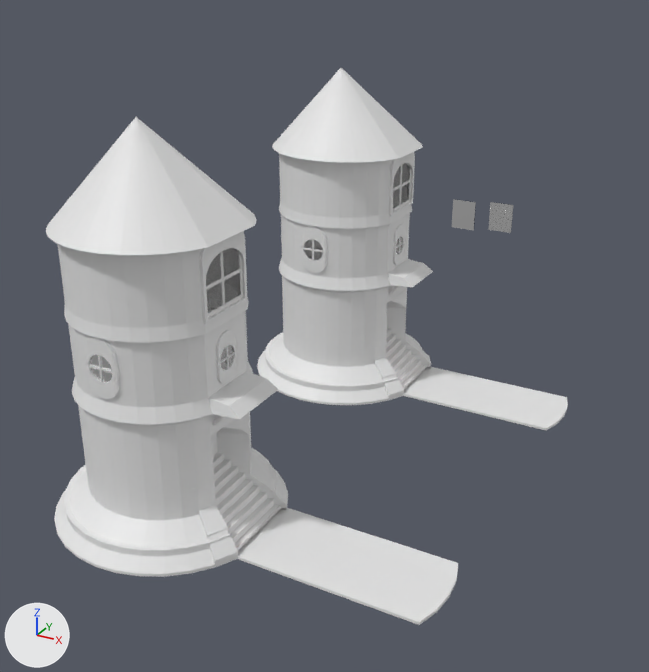
One commit to the Blender file wizard tower.blend: the scene before it, then after it.
Both versions are drawn from a camera (50 mm lens) standing at (52.8, -108.1, 55.1) and looking at (-3.9, -5.1, 3.6). The axes (+X, +Y, +Z) are drawn at lower left. The lights are the same throughout.
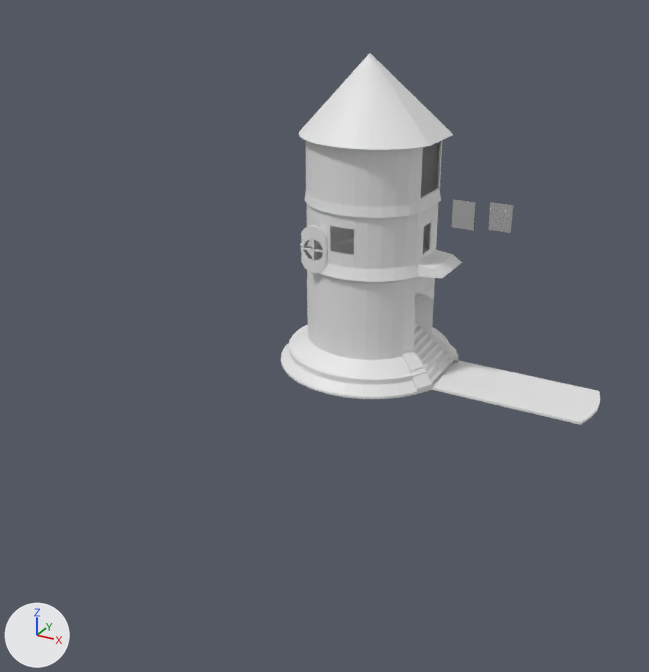
Changed parts and their boxes [x1, y1, x2, y2] in the pictures (649 x 672 px):
'Cube.007', hidden
    before: [46, 117, 458, 625]
'Cube.001', moved
    before: [257, 68, 568, 431]
    after: [281, 52, 601, 425]
'Cube.002', hidden
    before: [393, 163, 411, 209]
'Cube', hidden
    before: [389, 152, 415, 216]
part 1 of me_cube_007, built on
    before: [98, 355, 246, 402]

Patch to the scene script:
```diff
--- a/wizard tower.blend.py
+++ b/wizard tower.blend.py
@@ me_cube_007 @@
 # used by ob_cube_007; location = (4.8, -41.3, 25.3); rotation_euler = (0.0, 0.0, 1.571), in degrees (0, 0, 90); scale = (3.36, 0.217, 3.4)
-me_cube_007.from_pydata(...)  # 5473 vertices, 5432 faces; spans x -4.0..4.0, y -115.0..97.0, z -8.0..4.0
+me_cube_007.from_pydata(...)  # 5532 vertices, 5610 faces; spans x -4.0..4.0, y -115.0..97.0, z -8.0..4.0
+# me_cube_007 part 1: 5 vertices moved within x -1.0, y 0.0, z -3.0; 29 vertices removed from x -3.0..3.0, y 0.0..78.0, z -3.0; 88 vertices added at x -3.0..0.0, y 34.0..43.0, z -5.0..-3.0
 me_cube_007.materials.append(mat_house)
@@ ob_cube_001 @@
 ob_cube_001 = bpy.data.objects.new('Cube.001', me_cube)
-ob_cube_001.location = (1.6, 0.0, 6.1)
+ob_cube_001.location = (5.7, -0.1, 8.2)
 ob_cube_001.rotation_euler = (0.0, 0.0, 1.571)  # degrees (0, 0, 90)
@@ ob_cube @@
 ob_cube.scale = (3.57, 0.259, 2.35)
+ob_cube.hide_set(True)
@@ ob_cube_002 @@
 ob_cube_002.scale = (3.36, 0.217, 3.4)
+ob_cube_002.hide_set(True)
@@ ob_cube_007 @@
 ob_cube_007 = bpy.data.objects.new('Cube.007', me_cube_007)
-ob_cube_007.location = (4.8, -41.3, 25.3)
+ob_cube_007.location = (-23.2, -57.1, 34.3)
 ob_cube_007.rotation_euler = (0.0, 0.0, 1.571)  # degrees (0, 0, 90)
 ob_cube_007.scale = (3.36, 0.217, 3.4)
+ob_cube_007.hide_set(True)
```
